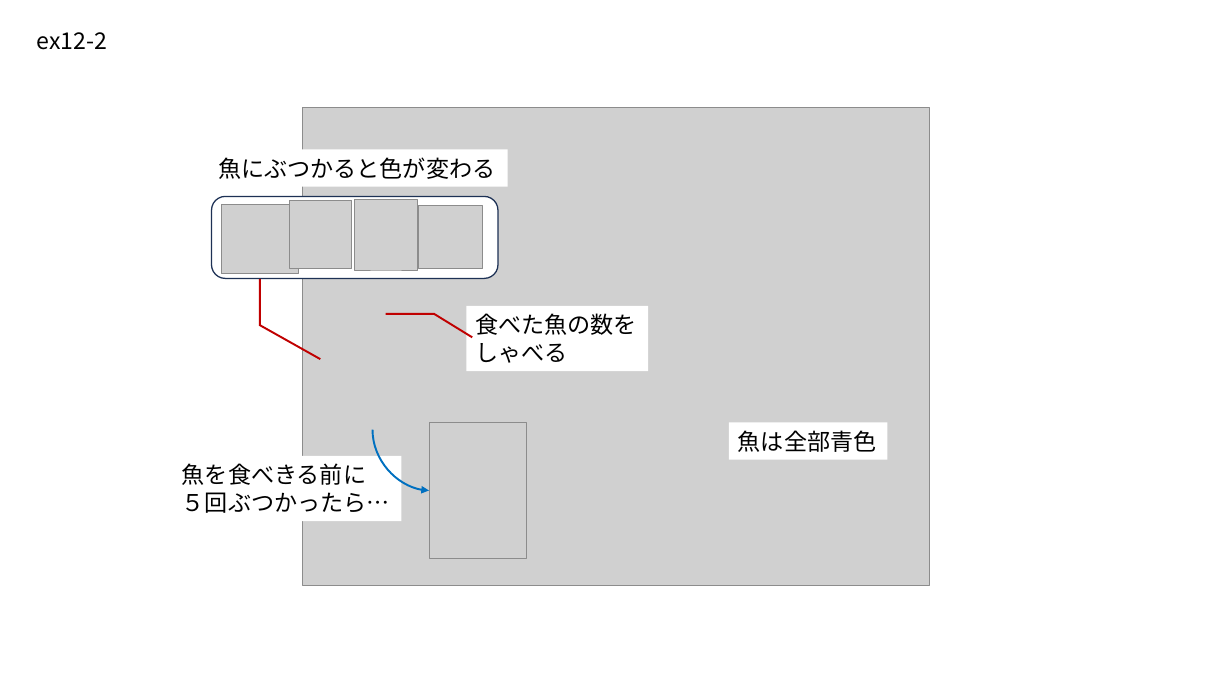
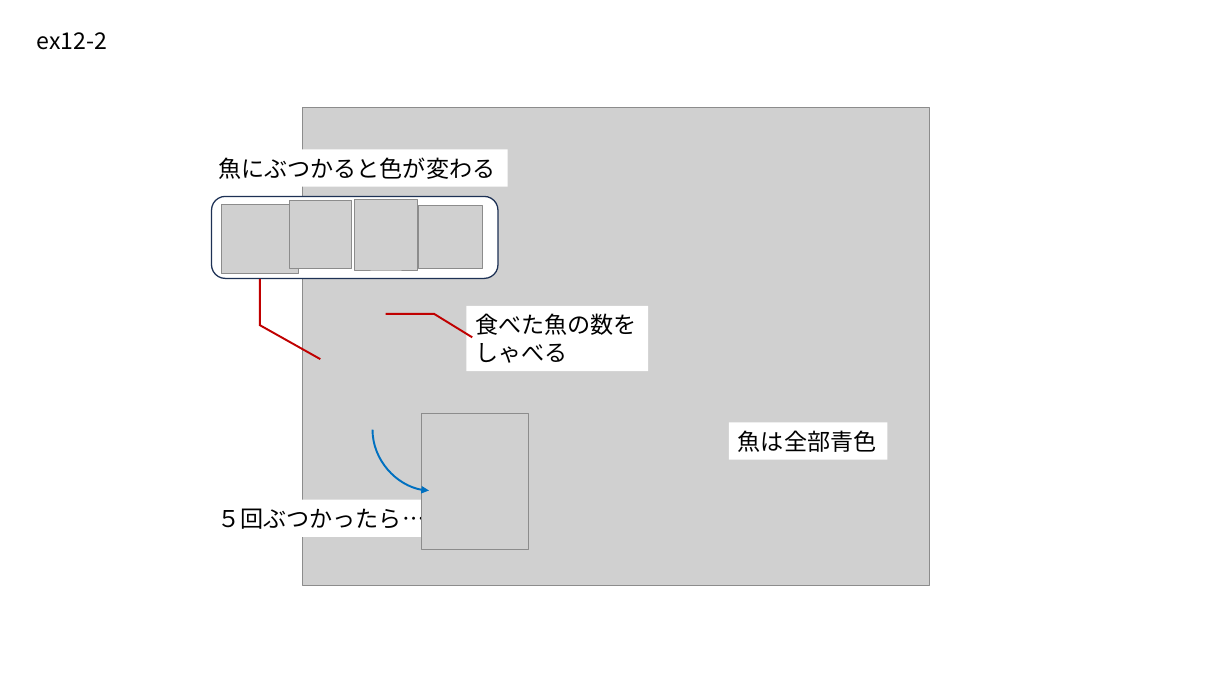
Before and after one commit to p5nyan/p5nyan.github.io, a slide deck: slide 8 of lesson/fig/ex-figs.pptx. Drawn at 1232x693 pixels with LibreOffice and Linux fonts; fonts in the diff are those of the drawing; grey boxes stand for pictures. Boxes give left, top, right and bottom in pixels: in the first picture for what was removed or moved away, otherwise in the second. Text is boxed around its words. In the diff, an @@ line names an element or a change of style, - is before the commit and + after.

```diff
--- a/lesson/fig/ex-figs.pptx
+++ b/lesson/fig/ex-figs.pptx
@@ picture: place and size @@
-picture at [429,422,527,558]
+picture at [422,413,529,549]
@@ text in rectangle at [182,463,366,485]: paragraph removed @@
-魚を食べきる前に
@@ rectangle "５回ぶつかったら…": place and size @@
-rectangle "５回ぶつかったら…" at [173,456,401,521]
+rectangle "５回ぶつかったら…" at [208,500,436,537]
```
Also in this commit, not shown: 3 other files.
